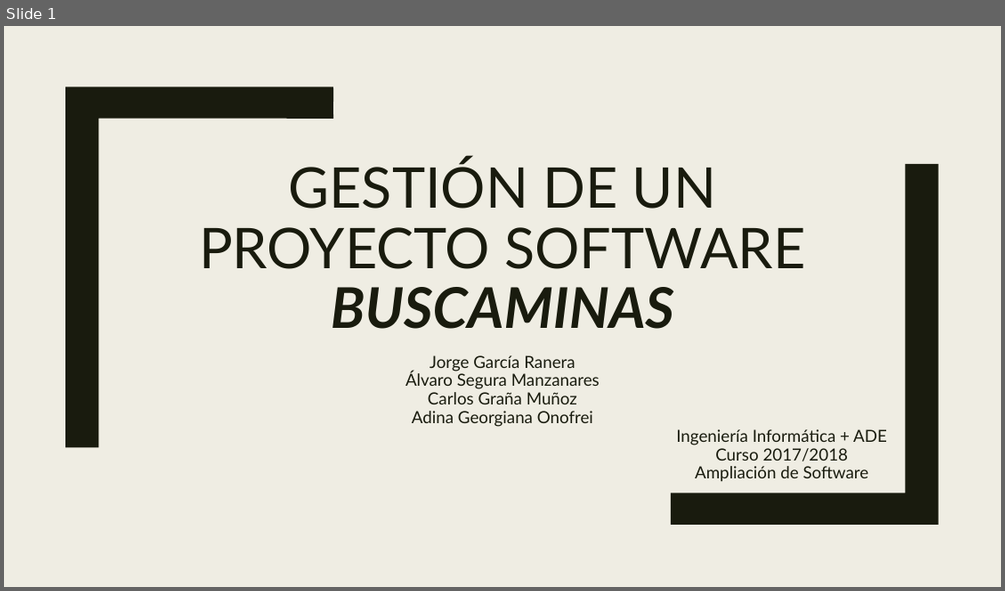
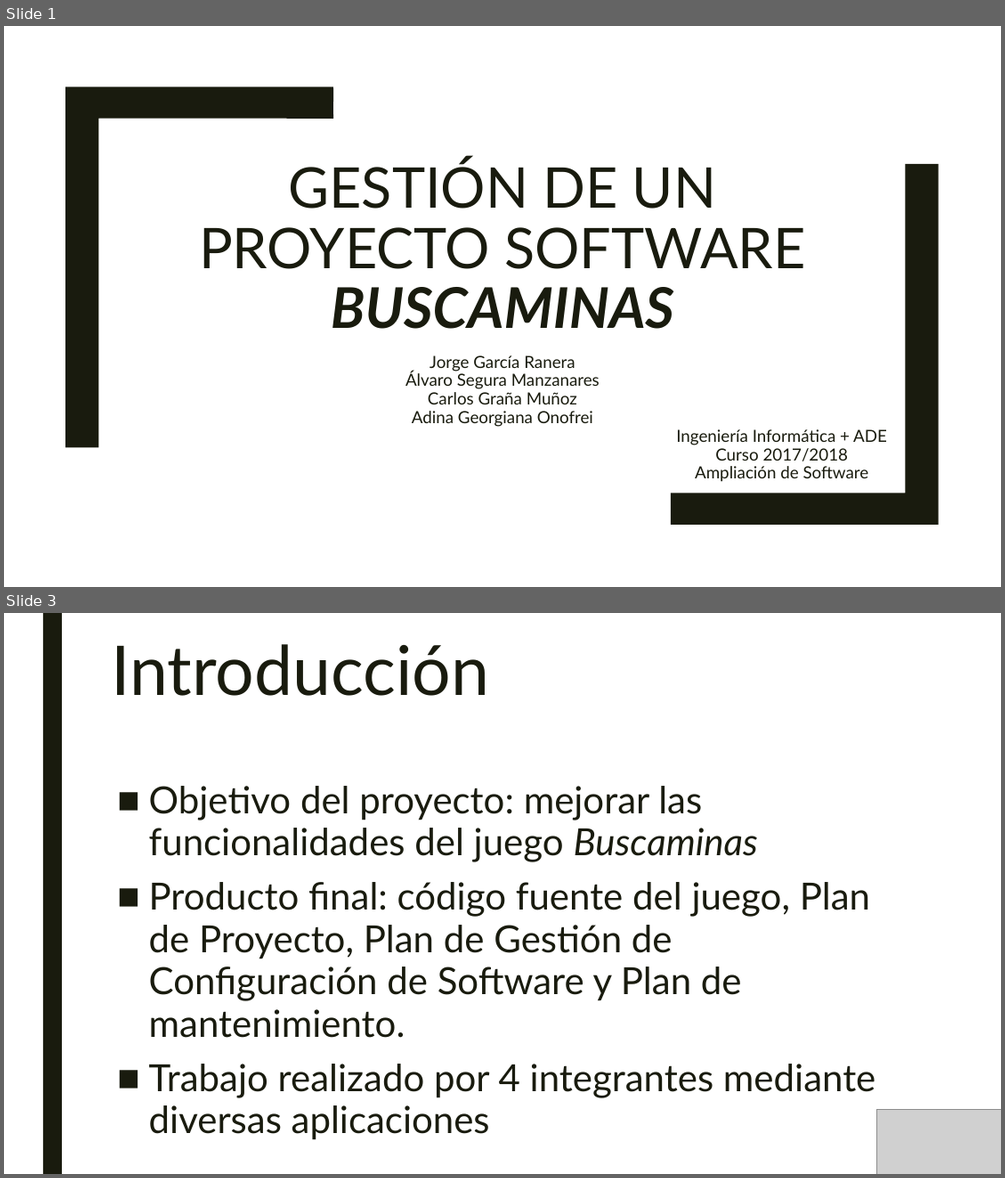
Before and after one commit to SombraJ/practicaAIS, a slide deck: Gestión de un proyecto Software.pptx. Shown one above the other, each under a label of ours: slide 1 before the commit, slides 1 and 3 after it; the slides between them are not shown. The pictures are 1005x591 and 1005x1178 pixels, drawn with LibreOffice and Linux fonts; fonts in the diff are those of the drawing; grey boxes stand for pictures. Boxes give left, top, right and bottom in pixels: in the first picture for what was removed or moved away, otherwise in the second. Text is boxed around its words. In the diff, an @@ line names an element or a change of style, - is before the commit and + after.

```diff
--- a/Gestión de un proyecto Software.pptx
+++ b/Gestión de un proyecto Software.pptx
@@ slide 3 added at (4,613,1001,1174), background #FFFFFF @@
@@ rectangle added at (43,613,62,1174), fill #191B0E @@
@@ title added at (111,644,489,696), 66 pt, text #191B0E @@
+Introducción
@@ text added at (149,786,875,1140), 36 pt, text #191B0E @@
+■ Objetivo del proyecto: mejorar las funcionalidades del juego Buscaminas
+■ Producto final: código fuente del juego, Plan de Proyecto, Plan de Gestión de Configuración de Software y Plan de mantenimiento.
+■ Trabajo realizado por 4 integrantes mediante diversas aplicaciones
@@ picture added at (877,1110,1001,1174) @@
@@ slide 1 changed as well @@
@@ background #EFEDE3 to #FFFFFF @@
```
Also in this commit, not shown: 3 other slides changed, 11 other slides added, 1 slide removed.
